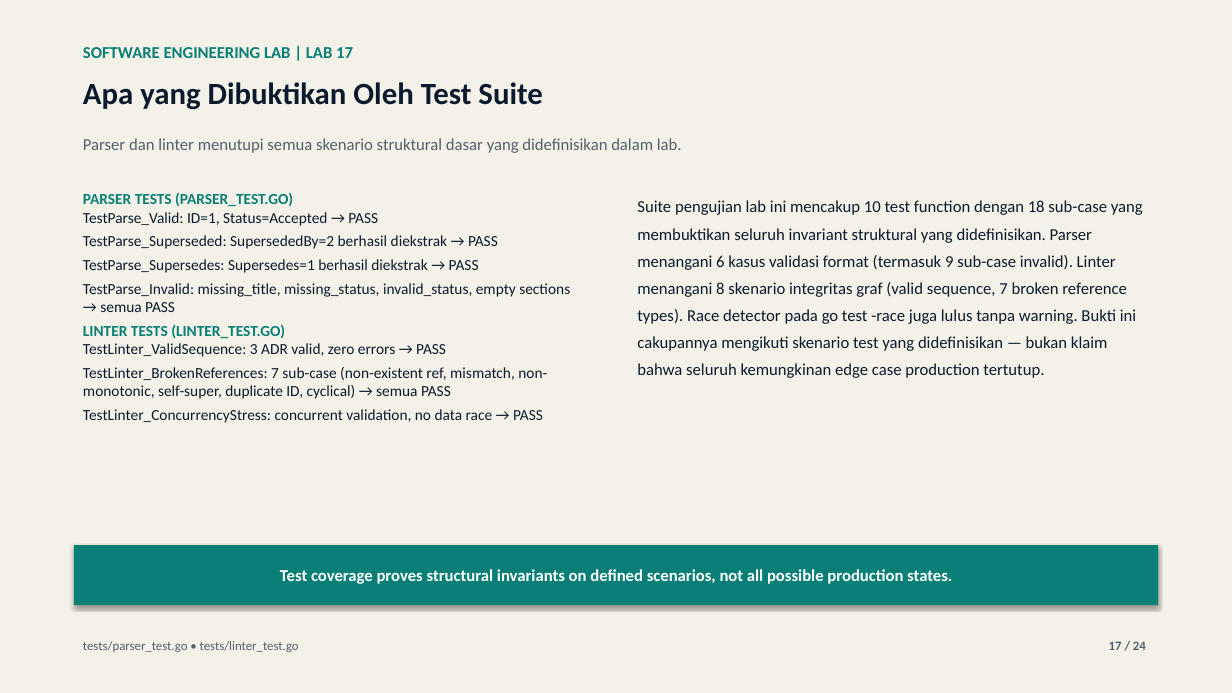
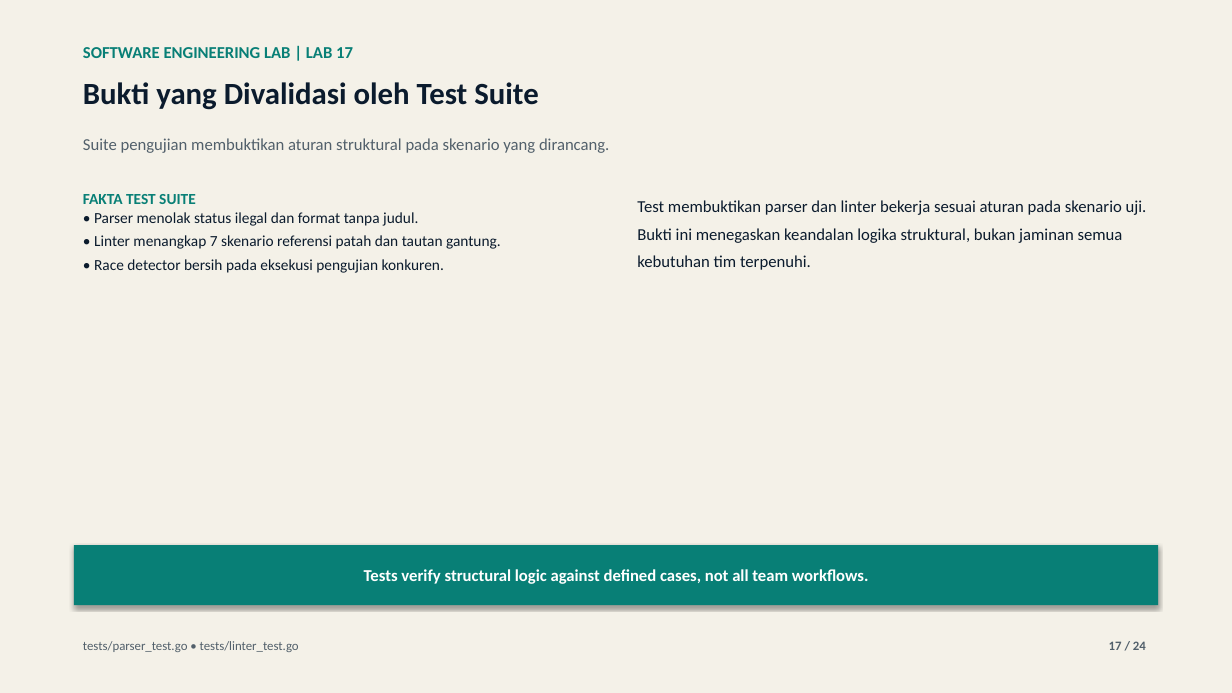
Before and after one commit to lukman-ss/software-engineering-lab, a slide deck: slide 17 of labs/17-architecture-decision-record/result/linkedin/lab-17-architecture-decision-record-carousel.pptx. Drawn at 1232x693 pixels with LibreOffice and Linux fonts; fonts in the diff are those of the drawing. Boxes give left, top, right and bottom in pixels: in the first picture for what was removed or moved away, otherwise in the second. Text is boxed around its words. In the diff, an @@ line names an element or a change of style, - is before the commit and + after.

```diff
--- a/labs/17-architecture-decision-record/result/linkedin/lab-17-architecture-decision-record-carousel.pptx
+++ b/labs/17-architecture-decision-record/result/linkedin/lab-17-architecture-decision-record-carousel.pptx
@@ text at <box>83,82,538,110</box>: text changed @@
-Apa yang Dibuktikan Oleh Test Suite
+Bukti yang Divalidasi oleh Test Suite
@@ text at <box>83,138,609,153</box>: text changed @@
-Parser dan linter menutupi semua skenario struktural dasar yang didefinisikan dalam lab.
+Suite pengujian membuktikan aturan struktural pada skenario yang dirancang.
@@ text at <box>83,194,501,273</box>: text changed @@
-PARSER TESTS (PARSER_TEST.GO)
-TestParse_Valid: ID=1, Status=Accepted → PASS
-TestParse_Superseded: SupersededBy=2 berhasil diekstrak → PASS
-TestParse_Supersedes: Supersedes=1 berhasil diekstrak → PASS
-TestParse_Invalid: missing_title, missing_status, invalid_status, empty sections → semua PASS
-LINTER TESTS (LINTER_TEST.GO)
-TestLinter_ValidSequence: 3 ADR valid, zero errors → PASS
-TestLinter_BrokenReferences: 7 sub-case (non-existent ref, mismatch, non-monotonic, self-super, duplicate ID, cyclical) → semua PASS
-TestLinter_ConcurrencyStress: concurrent validation, no data race → PASS
+FAKTA TEST SUITE
+• Parser menolak status ilegal dan format tanpa judul.
+• Linter menangkap 7 skenario referensi patah dan tautan gantung.
+• Race detector bersih pada eksekusi pengujian konkuren.
@@ text at <box>637,200,1147,270</box>: text changed @@
-Suite pengujian lab ini mencakup 10 test function dengan 18 sub-case yang membuktikan seluruh invariant struktural yang didefinisikan. Parser menangani 6 kasus validasi format (termasuk 9 sub-case invalid). Linter menangani 8 skenario integritas graf (valid sequence, 7 broken reference types). Race detector pada go test -race juga lulus tanpa warning. Bukti ini cakupannya mengikuti skenario test yang didefinisikan — bukan klaim bahwa seluruh kemungkinan edge case production tertutup.
+Test membuktikan parser dan linter bekerja sesuai aturan pada skenario uji. Bukti ini menegaskan keandalan logika struktural, bukan jaminan semua kebutuhan tim terpenuhi.
@@ text in rectangle at <box>364,569,869,584</box>: text changed @@
-Test coverage proves structural invariants on defined scenarios, not all possible production states.
+Tests verify structural logic against defined cases, not all team workflows.
```
Also in this commit, not shown: 21 other slides changed, 5 other files.
